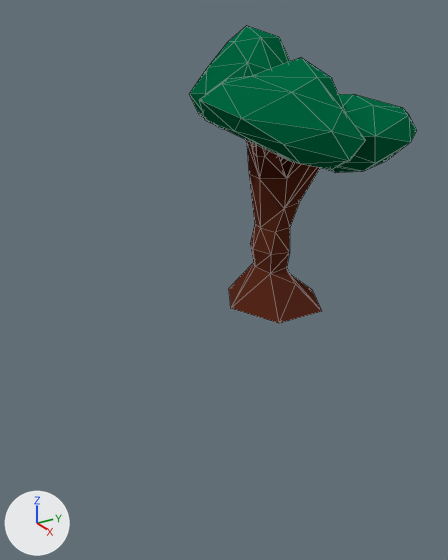
Before and after pictures for a commit that changed the Blender file TheOvercoat/Assets/Models(blend)/Exterior/tree01.blend.
Both versions are drawn from a camera (50 mm lens) standing at (15.1, -11.33, 8.47) and looking at (0.89, -2.58, 1.5). Arrows for +X, +Y and +Z are at lower left; the lights stay in place. Mesh edges are drawn as thin lines. Objects named as collision shapes, trigger or cutter boxes, shadow casters or lower levels of detail are left out.
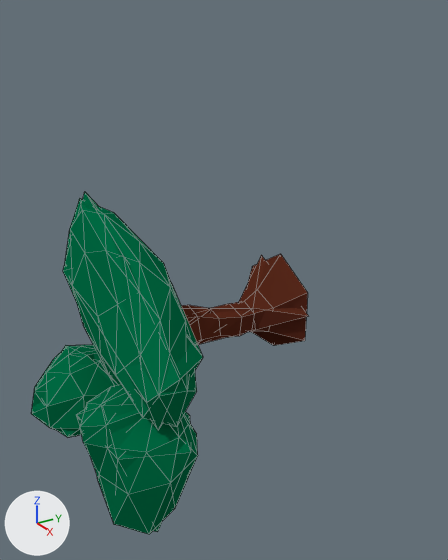
Where the change shows, as pixel boxes (x1, y1, x2, y2) in the pictures (448 x 560 px):
'Cube', turned, modifiers changed: before (190, 26, 417, 323); after (32, 192, 308, 532)
'tree01_LOD0', added: after (31, 199, 308, 534)

The change, as a list of edits to the scene's bpy script:
```text
Change ob_cube:
    ob_cube.rotation_euler: (0.0, 0.0, 0.0) -> (1.571, 0.0, 0.0)  # degrees (0, 0, 0) -> degrees (90, 0, 0)
    where _m = ob_cube.modifiers.new('Decimate', 'DECIMATE')
    _m.ratio: 0.829 -> 0.2
Add ob_tree01_lod0:
    ob_tree01_lod0 = bpy.data.objects.new('tree01_LOD0', me_cube)
    ob_tree01_lod0.location = (0.0, 0.0, 0.0)
    ob_tree01_lod0.rotation_euler = (1.571, 0.0, 0.0)  # degrees (90, 0, 0)
    _m = ob_tree01_lod0.modifiers.new('Decimate', 'DECIMATE')
    _m.use_collapse_triangulate = True
```
